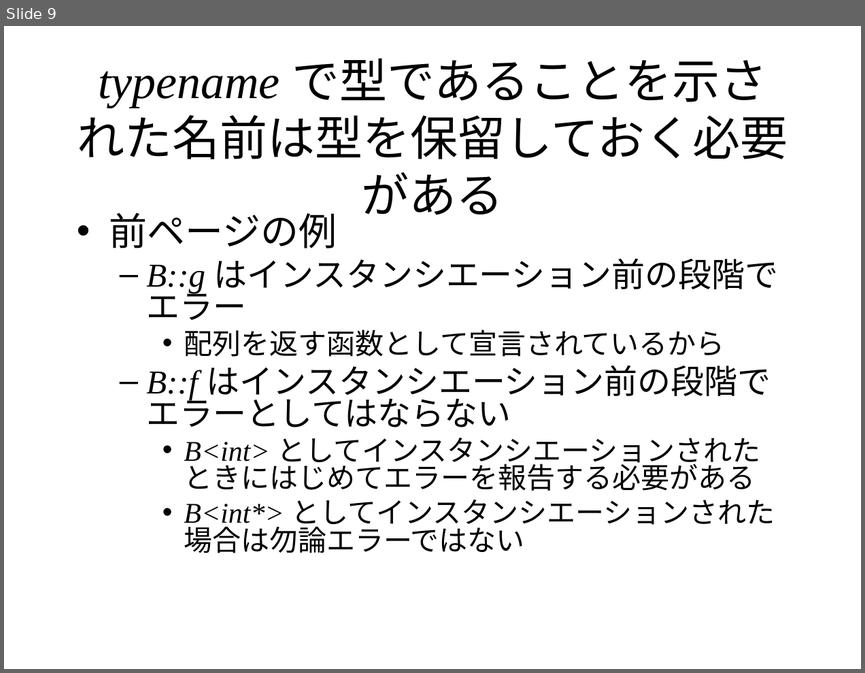
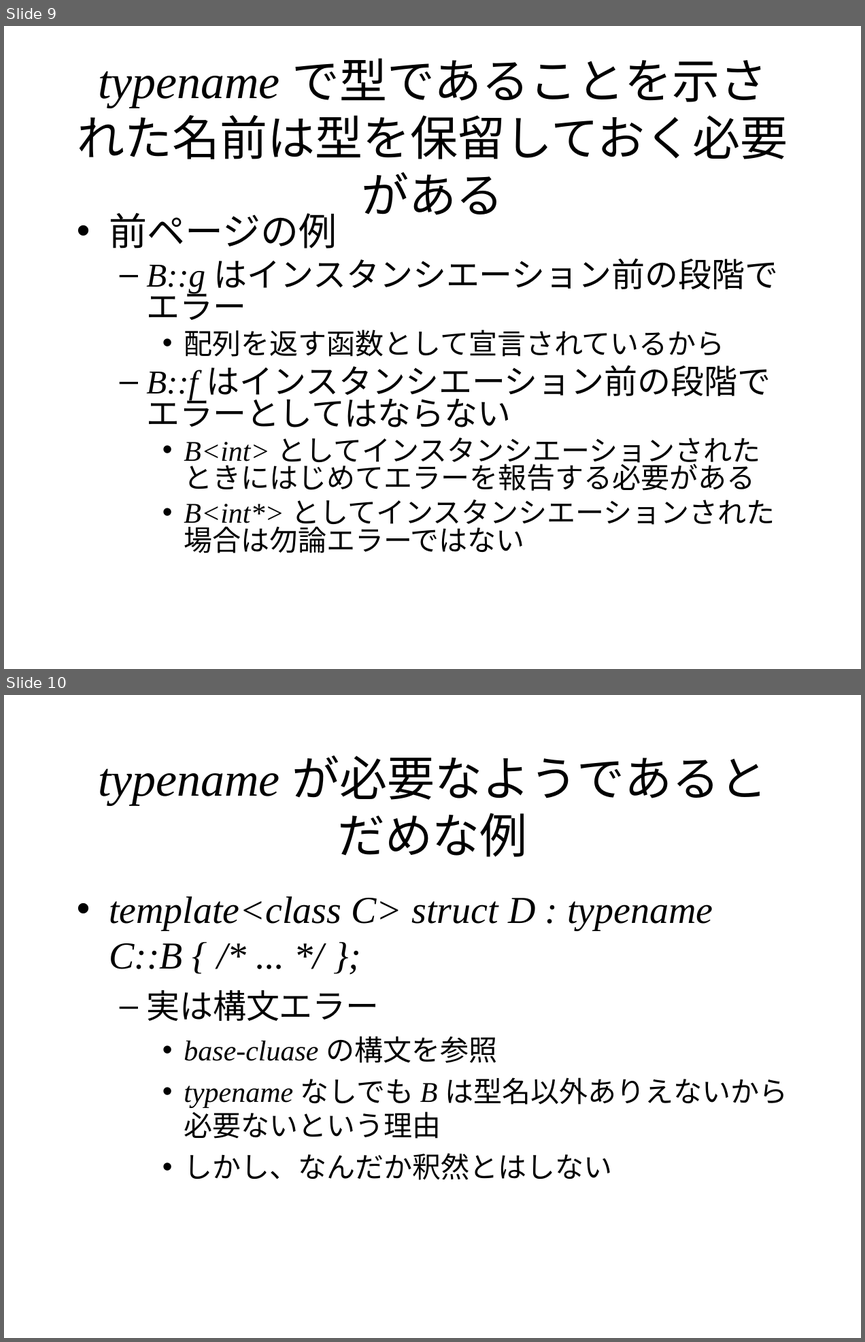
Before and after one commit to KeiHasegawa/cxx_doc, a slide deck: 17_template_typename.ppt. Shown one above the other, each under a label of ours: slide 9 before the commit, slides 9 and 10 after it. The pictures are 865x673 and 865x1342 pixels, drawn with LibreOffice and Linux fonts; fonts in the diff are those of the drawing. Boxes give left, top, right and bottom in pixels: in the first picture for what was removed or moved away, otherwise in the second. Text is boxed around its words. In the diff, an @@ line names an element or a change of style, - is before the commit and + after.

```diff
--- a/17_template_typename.ppt
+++ b/17_template_typename.ppt
@@ slide 10 added at box(4, 695, 861, 1338), background #FFFFFF @@
@@ title added at box(98, 756, 767, 857), 40 pt, text #000000 @@
+typename が必要なようであるとだめな例
@@ text added at box(109, 896, 787, 1180), 24 pt, text #000000, italic @@
+• template<class C> struct D : typename C::B { /* ... */ };
+  – 実は構文エラー
+    • base-cluase の構文を参照
+    • typename なしでも B は型名以外ありえないから必要ないという理由
+    • しかし、なんだか釈然とはしない
```
Also in this commit, not shown: 1 slide changed, 1 other file.
